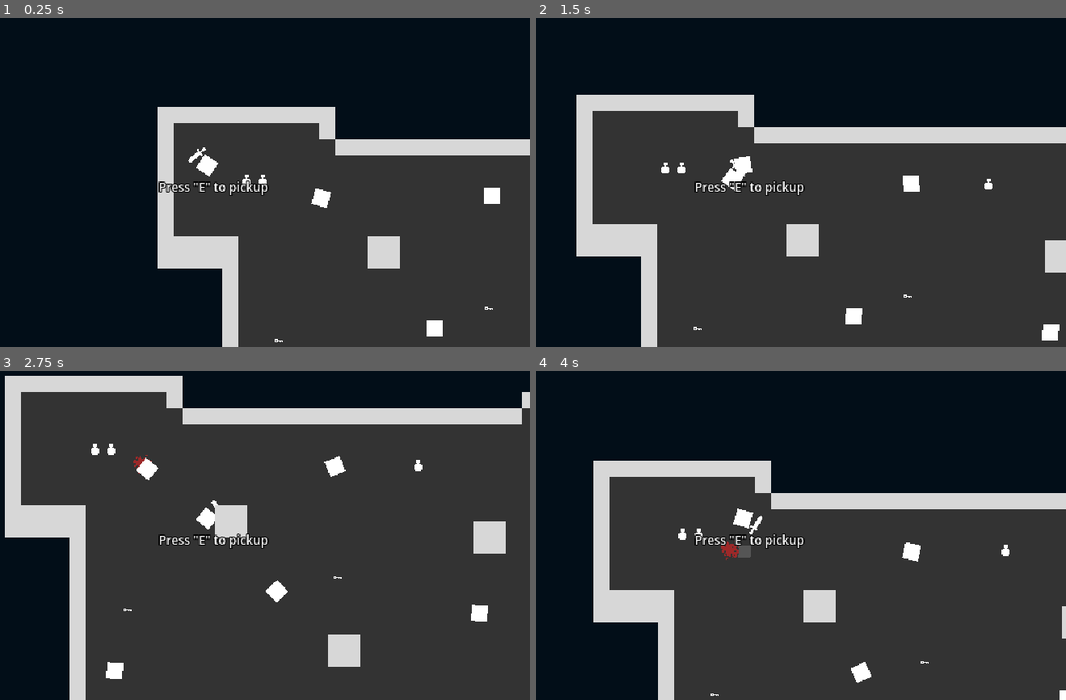
Above: before the commit, frames 1-4 (two rows, left to right).
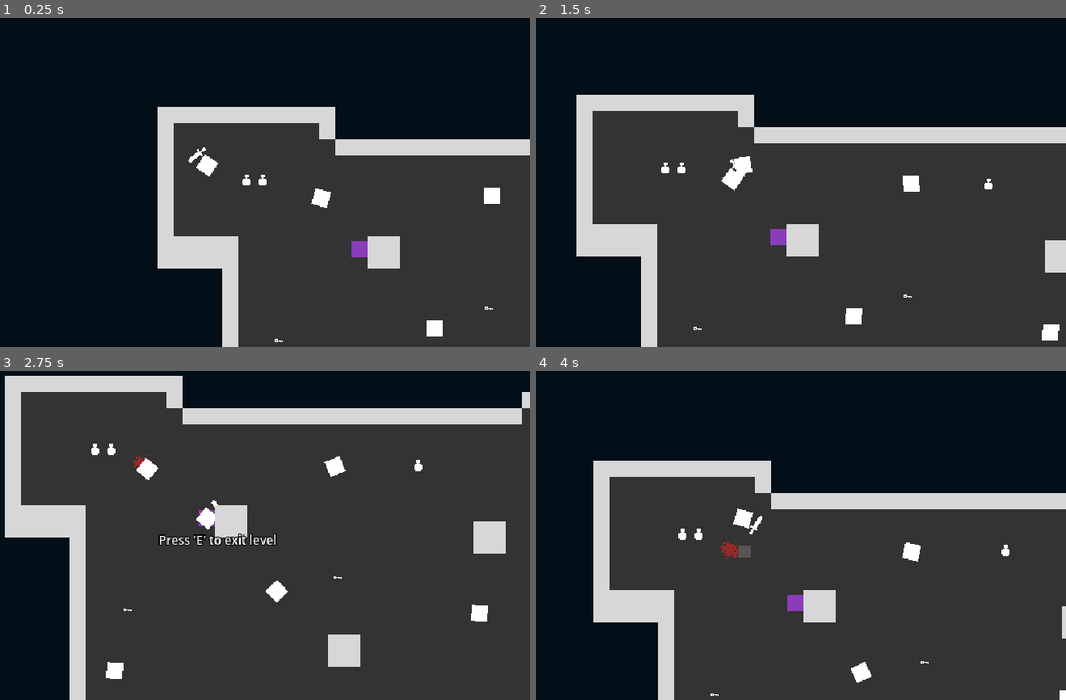
Above: after the commit, the same moments.

Repository: zMenta/Cubesh
Game: Godot game, scene res://main/main.tscn
Two runs of this game, one before a commit and one after it. Both use one fixed random seed, a clock stepped at 60 frames per second and the inputs below.
Inputs (mouse positions are in pixels of both pictures, inside the frame that each line leads up to):
- Up to frame 1 (0.25 s): no input
- Up to frame 2 (1.5 s): tap E (interact) at 0.5, 0.6, 1.25 s; move the mouse to (885, 146) at 0.52 s; hold D (right) 0.53-1.28 s; move the mouse to (615, 182) at 1.27 s; hold S (down) from 1.28 s (still down); click (615, 182) at 1.35 s
- Up to frame 3 (2.75 s): tap E (interact) at 1.55, 2, 2.3 s; move the mouse to (270, 436) at 2.02 s; release S (down) at 2.03 s; hold D (right) from 2.03 s (still down); tap Space (dodge) at 2.1 s
- Up to frame 4 (4 s): tap E (interact) at 2.75, 2.85, 3.5, 3.6 s; move the mouse to (710, 591) at 2.77 s; release D (right) at 2.78 s; hold W (up) 2.78-3.53 s; move the mouse to (938, 571) at 3.52 s; hold A (left) from 3.53 s (still down)

The runs differ from the first frame. In frame 1, 0.6% of the frame differs, in the area x 29-70%, y 49-73%; in frame 2, 0.6%, in the area x 29-51%, y 49-70%; in frame 3, 0.4%; in frame 4, 0.6%.

Commit message:
player interaction wip

Diff:
--- a/main/main.tscn
+++ b/main/main.tscn
@@ -1,9 +1,10 @@
-[gd_scene load_steps=6 format=3 uid="uid://pupvaq8lygih"]
+[gd_scene load_steps=7 format=3 uid="uid://pupvaq8lygih"]
 
 [ext_resource type="Script" path="res://main/main.gd" id="1_df2tq"]
 [ext_resource type="PackedScene" uid="uid://c7easjs18gum6" path="res://player/player.tscn" id="1_khuke"]
 [ext_resource type="PackedScene" uid="uid://crp5l2fn0pioe" path="res://maps/TestInheritedmap.tscn" id="2_r367f"]
 [ext_resource type="PackedScene" uid="uid://doa2egg8a8oi3" path="res://enemies/slime.tscn" id="3_ejj0t"]
+[ext_resource type="PackedScene" uid="uid://2v8odbjiw3vl" path="res://maps/props/map_exit.tscn" id="4_mf27l"]
 [ext_resource type="PackedScene" uid="uid://q3clhfv747at" path="res://ui/tooltip/tooltip.tscn" id="5_p63od"]
 
 [node name="Main" type="Node"]
@@ -43,6 +44,9 @@
 position = Vector2(549, 251)
 rotation = -1.54484
 
+[node name="MapExit" parent="Map/BaseTileMap" instance=ExtResource("4_mf27l")]
+position = Vector2(280, 157)
+
 [node name="Player" parent="Map" instance=ExtResource("1_khuke")]
 position = Vector2(129, 74)
 
--- /dev/null
+++ b/maps/props/map_exit.gd
@@ -0,0 +1,17 @@
+extends Area2D
+
+var can_interact := false
+
+func _on_body_entered(_body:Node2D) -> void:
+	Gamestate.update_tooltip.emit("exit level")
+	can_interact = true
+
+
+func _on_body_exited(_body:Node2D) -> void:
+	Gamestate.hide_tooltip.emit()
+	can_interact = false
+
+
+func _unhandled_key_input(_event: InputEvent) -> void:
+	if Input.is_action_just_pressed("interact") and can_interact:
+		print("player interaction")
--- /dev/null
+++ b/maps/props/map_exit.tscn
@@ -0,0 +1,24 @@
+[gd_scene load_steps=4 format=3 uid="uid://2v8odbjiw3vl"]
+
+[ext_resource type="Texture2D" uid="uid://djmif1cdtrbmq" path="res://common/assets.png" id="1_3n6o3"]
+[ext_resource type="Script" path="res://maps/props/map_exit.gd" id="1_kn772"]
+
+[sub_resource type="RectangleShape2D" id="RectangleShape2D_cg13s"]
+size = Vector2(16, 16)
+
+[node name="MapExit" type="Area2D"]
+collision_layer = 16
+script = ExtResource("1_kn772")
+
+[node name="CollisionShape2D" type="CollisionShape2D" parent="."]
+shape = SubResource("RectangleShape2D_cg13s")
+
+[node name="Sprite2D" type="Sprite2D" parent="."]
+modulate = Color(0.545098, 0.235294, 0.733333, 1)
+texture_filter = 1
+texture = ExtResource("1_3n6o3")
+region_enabled = true
+region_rect = Rect2(0, 0, 16, 16)
+
+[connection signal="body_entered" from="." to="." method="_on_body_entered"]
+[connection signal="body_exited" from="." to="." method="_on_body_exited"]
--- a/project.godot
+++ b/project.godot
@@ -72,6 +72,7 @@
 2d_physics/layer_2="creatures"
 2d_physics/layer_3="walls"
 2d_physics/layer_4="weapons"
+2d_physics/layer_5="interactables"
 
 [rendering]
 
--- a/ui/tooltip/tooltip.tscn
+++ b/ui/tooltip/tooltip.tscn
@@ -3,6 +3,7 @@
 [ext_resource type="Script" path="res://ui/tooltip/tooltip.gd" id="1_yuoje"]
 
 [node name="Tooltip" type="Label"]
+visible = false
 z_index = 20
 offset_left = 268.0
 offset_top = 167.0
